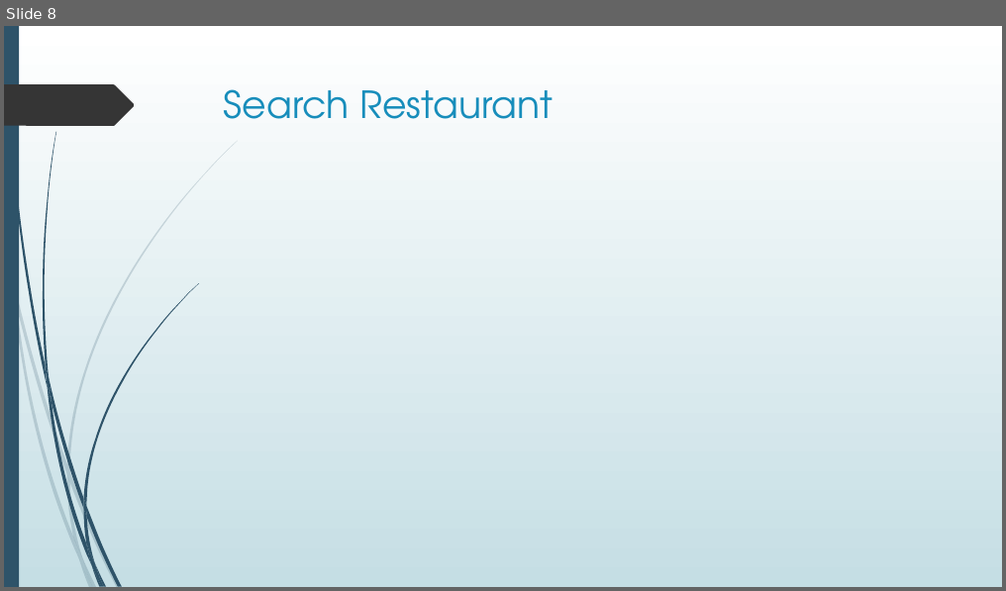
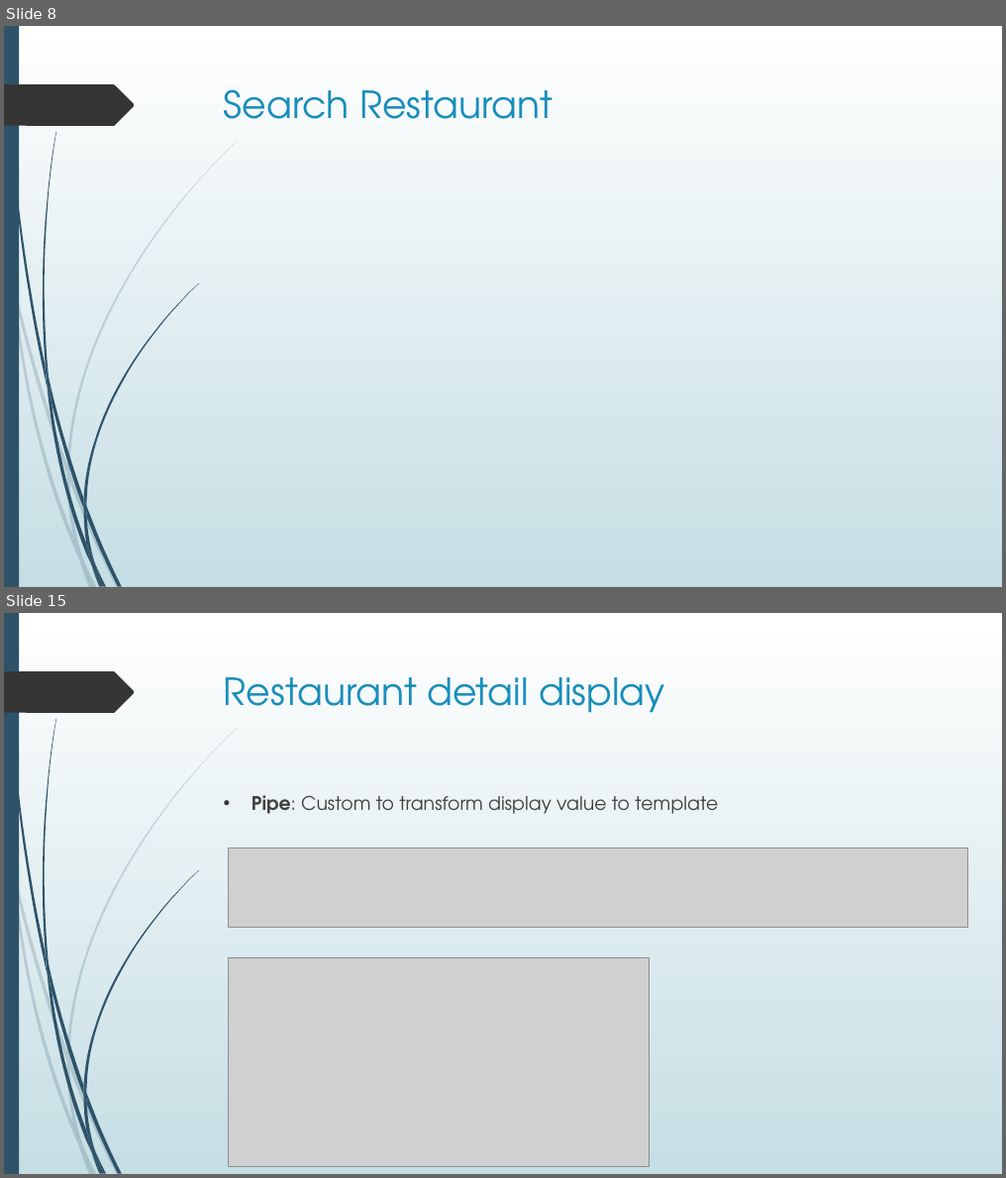
Before and after one commit to thienanmum/restaurantfinder, a slide deck: docs/RestaurantFinder.pptx. Shown one above the other, each under a label of ours: slide 8 before the commit, slides 8 and 15 after it; the slides between them are not shown. The pictures are 1006x591 and 1006x1178 pixels, drawn with LibreOffice and Linux fonts; fonts in the diff are those of the drawing; grey boxes stand for pictures. Boxes give left, top, right and bottom in pixels: in the first picture for what was removed or moved away, otherwise in the second. Text is boxed around its words. In the diff, an @@ line names an element or a change of style, - is before the commit and + after.

```diff
--- a/docs/RestaurantFinder.pptx
+++ b/docs/RestaurantFinder.pptx
@@ slide 15 added at (x1=4, y1=613, x2=1002, y2=1174), background gradient #FFFFFF to #C5DEE5; not listed: 24 template elements that a slide beside it also shows @@
@@ title added at (x1=224, y1=677, x2=665, y2=713), 36 pt, text #178DBB @@
+Restaurant detail display
@@ text added at (x1=252, y1=795, x2=718, y2=814), 18 pt, text #404040 @@
+• Pipe: Custom to transform display value to template
@@ picture added at (x1=229, y1=849, x2=968, y2=928) @@
@@ picture added at (x1=229, y1=959, x2=648, y2=1167) @@
```
Also in this commit, not shown: 6 other slides added.
